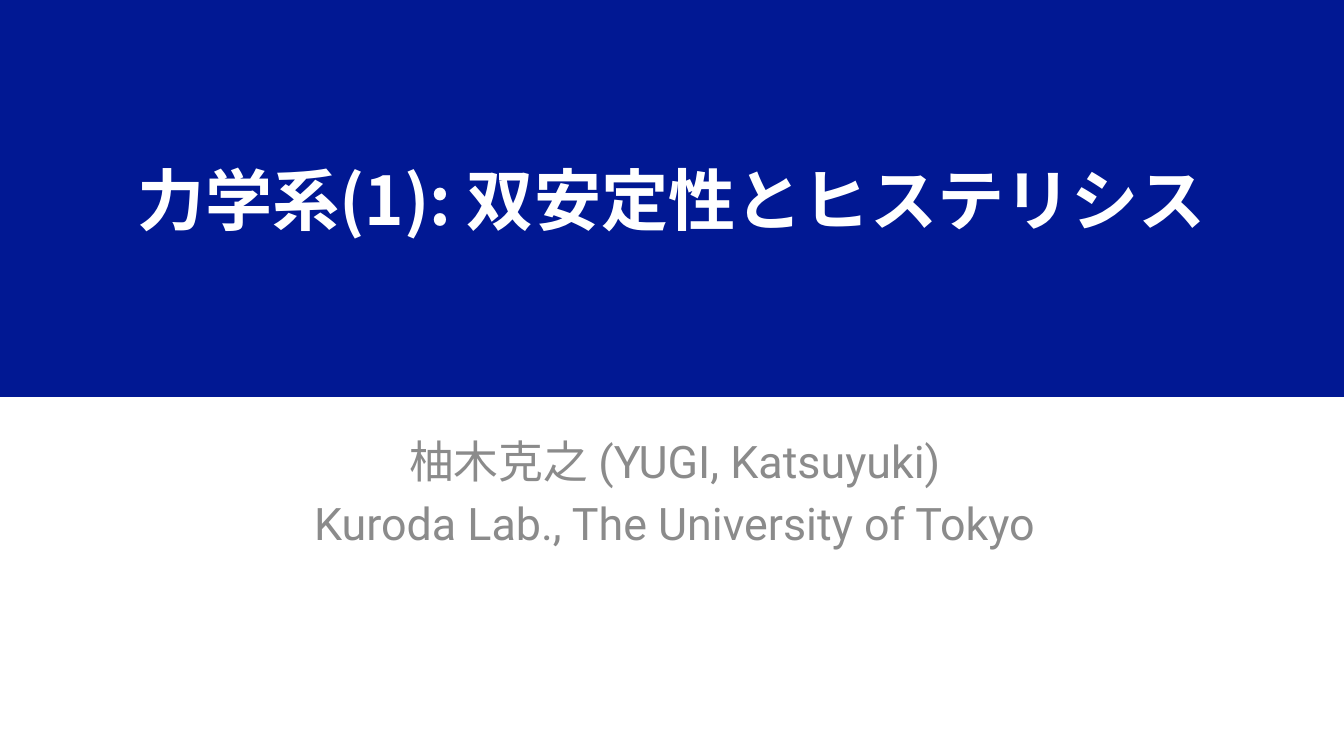
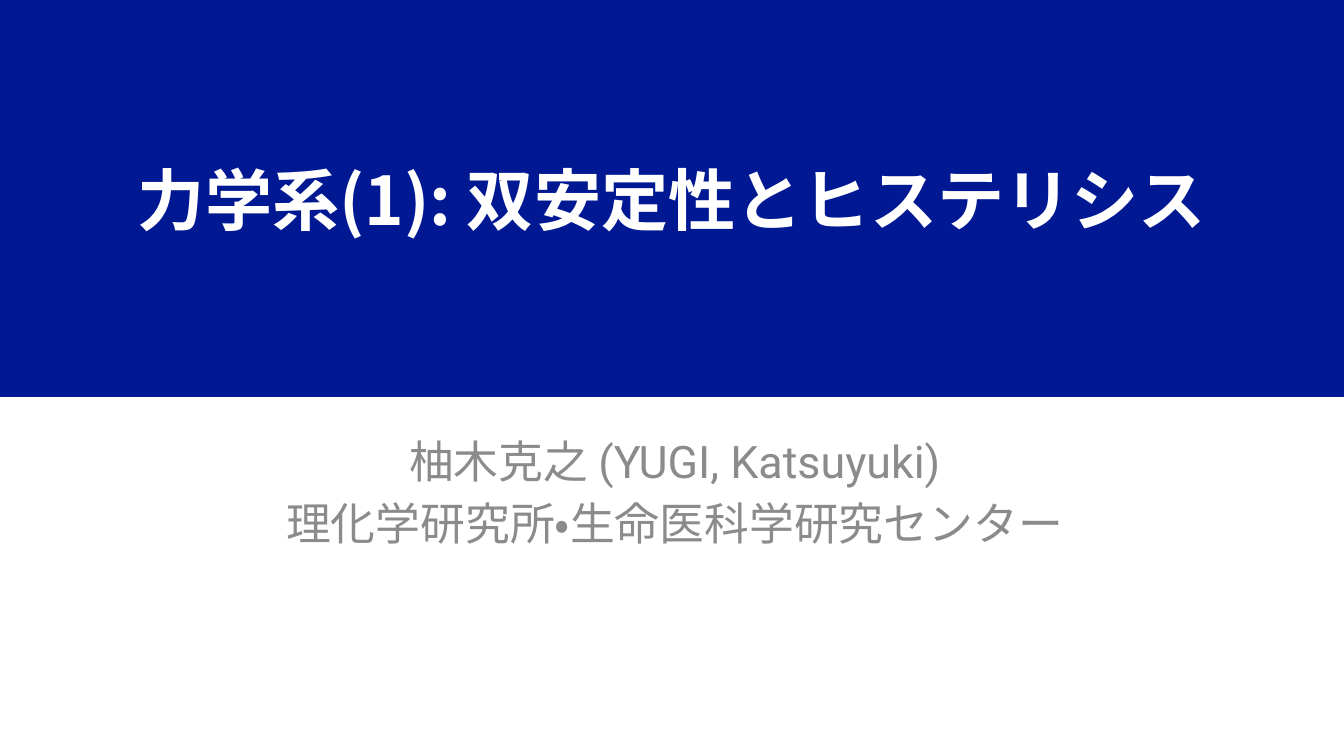
Before and after one commit to YugiLab/Lectures, a slide deck: slide 1 of DS2_2025/Day2/yugi_lecture2_bistability.pptx. Drawn at 1344x756 pixels with LibreOffice and Linux fonts; fonts in the diff are those of the drawing. Boxes give left, top, right and bottom in pixels: in the first picture for what was removed or moved away, otherwise in the second. Text is boxed around its words. In the diff, an @@ line names an element or a change of style, - is before the commit and + after.

```diff
--- a/DS2_2025/Day2/yugi_lecture2_bistability.pptx
+++ b/DS2_2025/Day2/yugi_lecture2_bistability.pptx
@@ subtitle at [286,502,1063,544]: text changed @@
-Kuroda Lab., The University of Tokyo
+理化学研究所・生命医科学研究センター
```
Also in this commit, not shown: 3 other files.
